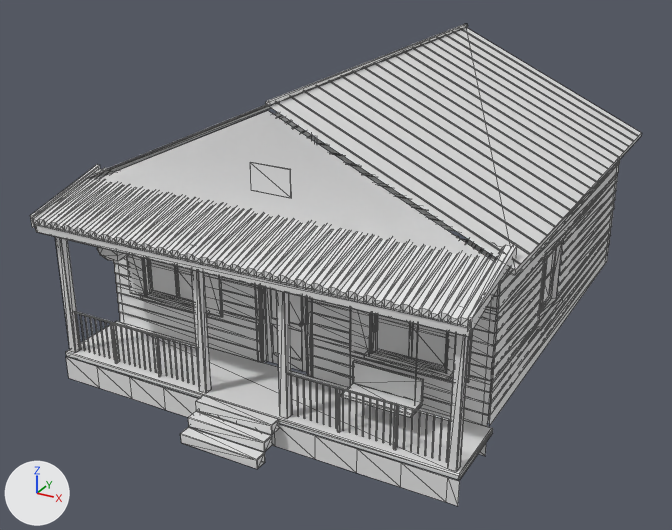
The FBX model Assets/_Game/Art/Models/Florida/CottageFL.fbx, before and after one commit.
Camera for both pictures: a 50 mm lens placed at (8.18, -12.92, 9.4), pointed at (-0.23, 2.38, 1.75). The lights are fixed; the arrows at lower left show +X, +Y and +Z. The first picture is the older version. Mesh edges are drawn as thin lines. Vertices at exactly the same position are counted once.

Script lines for the objects in view, before the commit:
```python
me_cottagefl = bpy.data.meshes.new('CottageFL')
me_cottagefl.from_pydata(...)  # 2167 vertices, 2697 faces; spans x -4.35..4.35, y -2.22..8.35, z 0.0..5.75
me_cottagefl.materials.append(mat_florida)  # white #e7e7e7
# before: 1912 (-4.35, -0.35, 3.6), 1914 (4.35, -0.35, 3.6) at pixel (514, 275), 1916 (0.0, -0.35, 5.6) at pixel (267, 110)
ob_cottagefl = bpy.data.objects.new('CottageFL', me_cottagefl)
ob_cottagefl.location = (0.0, 0.0, 0.0)
```
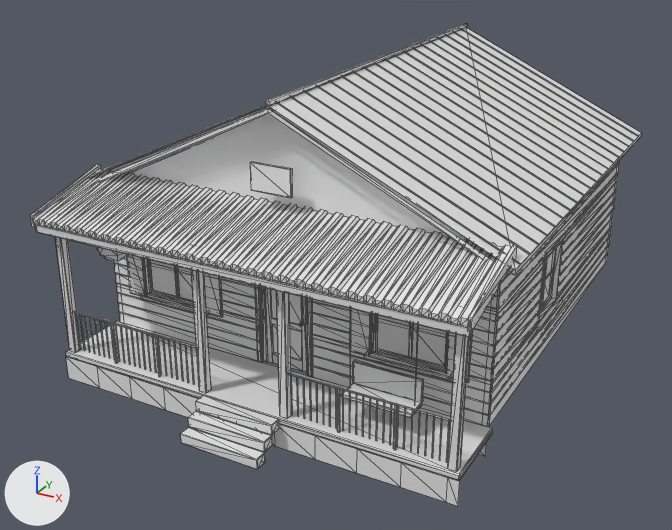
Location of each change, [x1, y1, x2, y2] in pixels of the pictures (672 x 530 px):
part 1 of me_cottagefl, cut back
    before: [95, 111, 514, 275]
    after: [95, 108, 514, 275]

Edits to the bpy script that builds the scene:
```text
Change me_cottagefl:
    used by ob_cottagefl; location = (0.0, 0.0, 0.0)
    verts and faces of me_cottagefl; kept vertices keep their numbers, new ones are numbered from 2167
    remove me_cottagefl.from_pydata(...)  # 2167 vertices, 2697 faces; spans x -4.35..4.35, y -2.22..8.35, z 0.0..5.75
    add me_cottagefl.from_pydata(...)  # 2173 vertices, 2701 faces; spans x -4.35..4.35, y -2.22..8.35, z 0.0..5.75
    me_cottagefl part 1
    add delete_vertices([1916])  # with the faces that use them
    add verts[2167] = (-4.0, 0.02, 3.6)
    add verts[2168] = (0.0, 0.02, 5.56)
    add verts[2169] = (4.0, 0.02, 3.6)
    add verts[2170] = (0.0, -0.35, 5.64)  # pixel (267, 107)
    add verts[2171] = (0.0, -0.35, 5.56)  # pixel (267, 112)
    add verts[2172] = (-4.15, -0.35, 3.6)
    add verts[2173] = (4.15, -0.35, 3.6)
    add faces += [(2167, 2169, 2168), (1912, 2172, 2170), (1914, 2170, 2173), (2170, 2172, 2171), (2170, 2171, 2173)]
```
